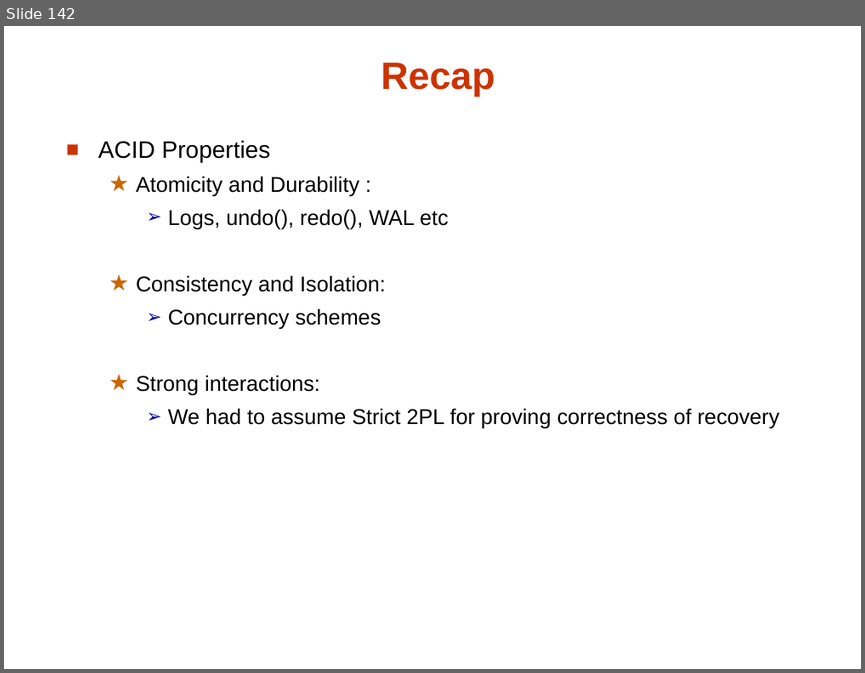
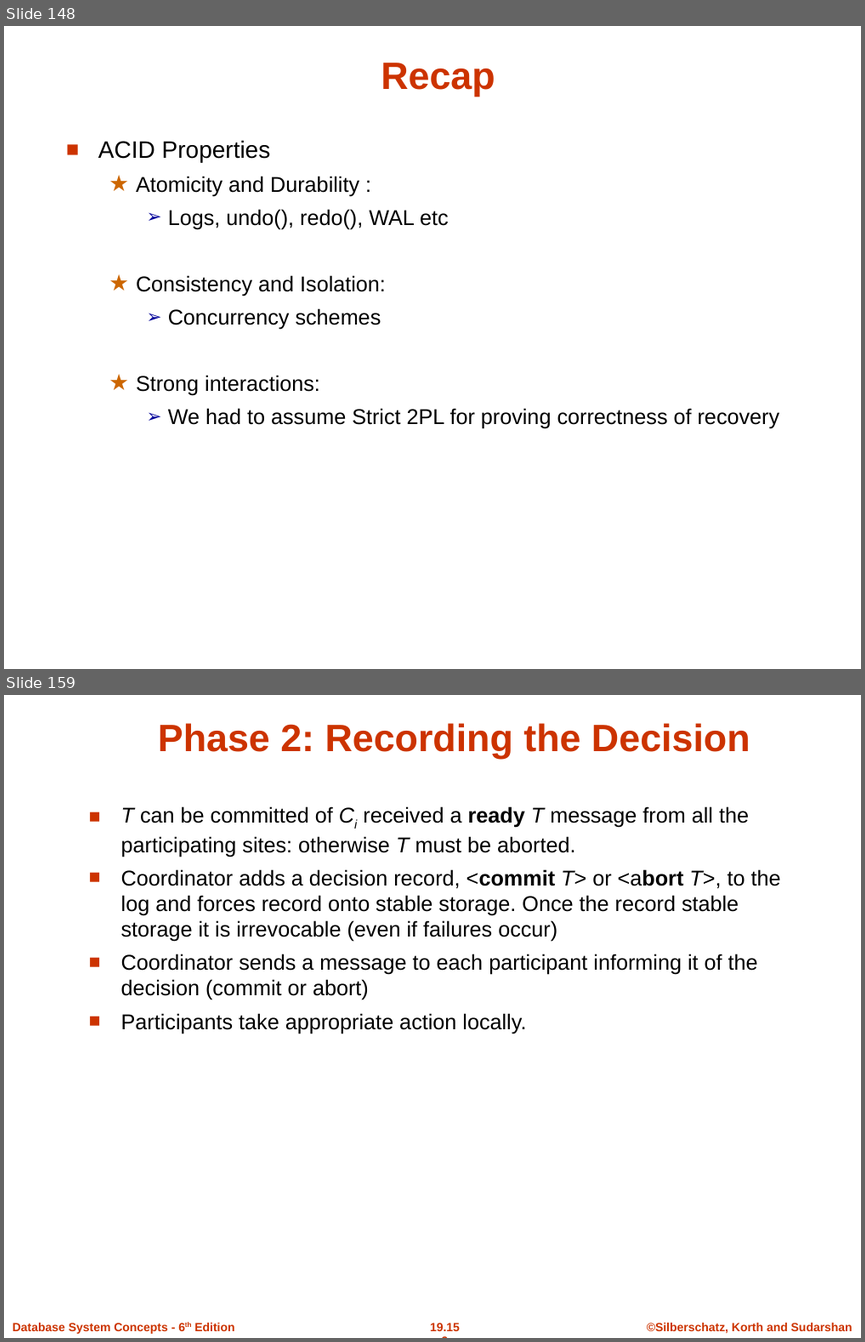
Before and after one commit to umddb/cmsc424-fall2021, a slide deck: Slides/06-Transactions.pptx. Shown one above the other, each under a label of ours: slide 142 before the commit, slides 148 and 159 after it; the slides between them are not shown. The pictures are 865x673 and 865x1342 pixels, drawn with LibreOffice and Linux fonts; fonts in the diff are those of the drawing; background and template pictures are left out. Boxes give left, top, right and bottom in pixels: in the first picture for what was removed or moved away, otherwise in the second. Text is boxed around its words. In the diff, an @@ line names an element or a change of style, - is before the commit and + after.

```diff
--- a/Slides/06-Transactions.pptx
+++ b/Slides/06-Transactions.pptx
@@ slide 159 added at <box>4,695,861,1338</box>, background #FFFFFF @@
@@ title added at <box>158,723,750,759</box>, 32 pt, text #CC3300, bold @@
+Phase 2: Recording the Decision
@@ text added at <box>121,806,781,1033</box>, 18 pt, text #000000 @@
+■ T can be committed of Ci received a ready T message from all the participating sites: otherwise T must be aborted.
+■ Coordinator adds a decision record, <commit T> or <abort T>, to the log and forces record onto stable storage. Once the record stable storage it is irrevocable (even if failures occur)
+■ Coordinator sends a message to each participant informing it of the decision (commit or abort)
+■ Participants take appropriate action locally.
@@ text added at <box>12,1322,234,1333</box>, 10 pt, text #CC3300, bold @@
+Database System Concepts - 6th Edition
@@ page number added at <box>430,1322,460,1331</box>, 10 pt, text #CC3300, bold @@
+19.159
@@ text added at <box>647,1322,852,1333</box>, 10 pt, text #CC3300, bold @@
+©Silberschatz, Korth and Sudarshan
@@ what was slide 142 is now slide 148 @@
```
Also in this commit, not shown: 14 slides changed, 25 other slides added, 5 slides removed.
